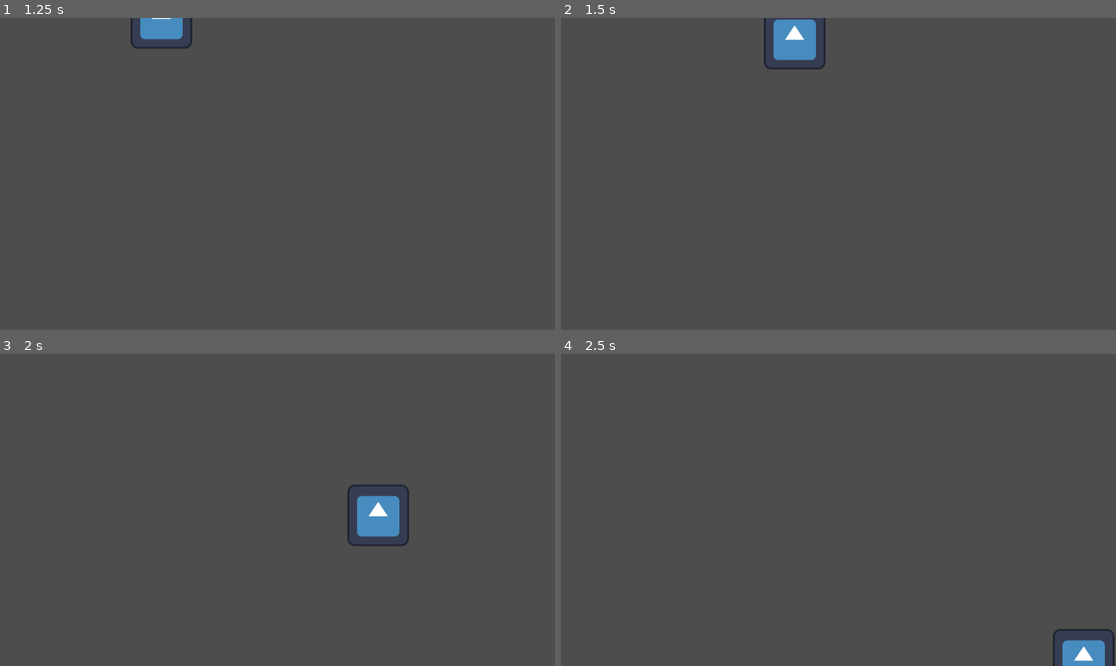
Above: before the commit, frames 1-4 (two rows, left to right).
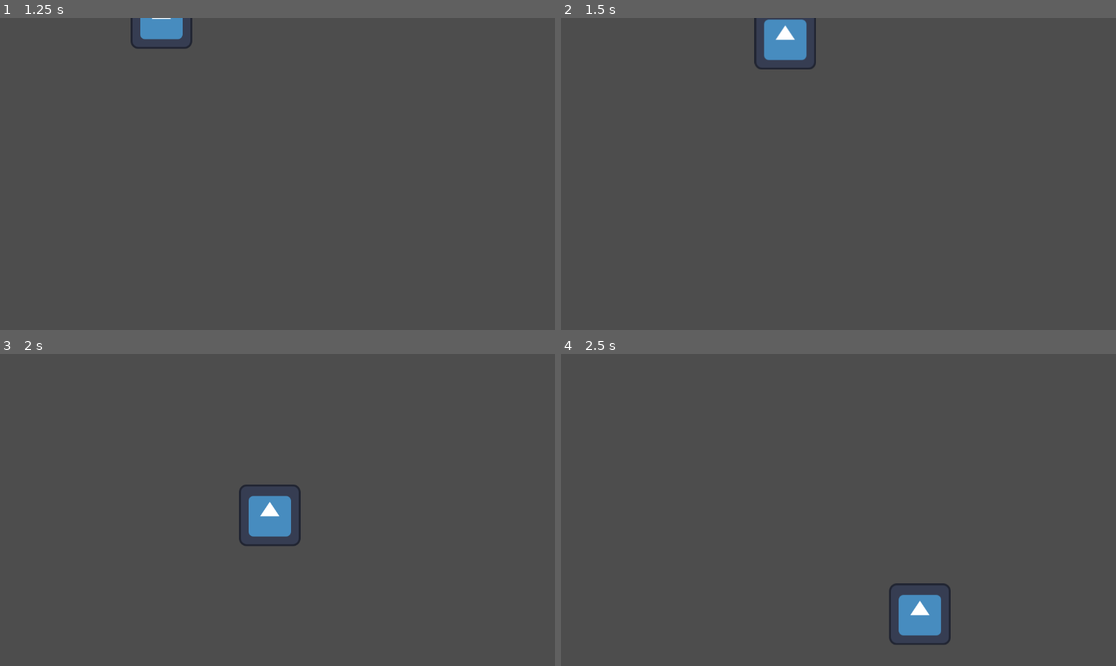
Above: after the commit, the same moments.

Repository: bugger1248/Fin_the_shark
Game: Godot game, scene res://fin.tscn
Same seed, same stepped clock (60 frames per second), same inputs: the game is played once before the commit and once after it. The project has no main scene, so this scene is started directly. The engine's default icon, where the game draws it, is replaced by a stand-in: a white triangle on a blue panel in a dark square.
Inputs:
- Up to frame 1 (1.25 s): tap Enter at 0.5 s; hold Right (move_right) from 0.53 s (still down)
- Up to frame 2 (1.5 s): release Right (move_right) at 1.28 s; hold Down (move_down) from 1.28 s (still down)
- Up to frame 3 (2 s): keep holding Down (move_down)
- Up to frame 4 (2.5 s): release Down (move_down) at 2.03 s; hold Right (move_right) from 2.03 s (still down)

Frame 1 is identical in both runs. In frame 2, 0.8% of the frame differs, in the area x 34-48%, y 0-17%; in frame 3, 2.5%, in the area x 43-74%, y 41-62%; in frame 4, 2.1%.

Commit message:
adding to movement

Diff:
--- a/fin-the-shark/fin.gd
+++ b/fin-the-shark/fin.gd
@@ -5,27 +5,34 @@
 
 @export var max_speed : int = 100
 
+var direction_x : int = 0
+var direction_y : int = 0
+
 func _process(delta: float) -> void:
 
-	var is_moving_x : bool = false
-	var is_moving_y : bool = false
+
+	direction_x = 0
+	direction_y = 0
+
+	if Input.is_action_pressed("move_down"):
+		direction_y = 1
+	if Input.is_action_pressed("move_up"):
+		direction_y = -1
 
 
-	if Input.is_action_pressed("move_down"):
-		velocity.y += acceleration * delta
-	if Input.is_action_pressed("move_up"):
-		velocity.y -= acceleration * delta
 	if Input.is_action_pressed("move_left"):
-		velocity.x -= acceleration * delta
+		direction_x = -1
 	if Input.is_action_pressed("move_right"):
-		velocity.x += acceleration * delta
+		direction_x = 1
 
 
-	#
+	velocity.x += direction_x * acceleration * delta
+	velocity.y += direction_y * acceleration * delta
 
 	clamp_velocity()
 
 
+	apply_friction()
 	position += velocity * delta
 	print(velocity)
 
@@ -40,5 +47,26 @@
 	elif velocity.y < max_speed * (-1):
 		velocity.y = max_speed * (-1)
 
-func apply_friction(on_x : bool, on_y : bool) -> void:
-	velocity = velocity.move_toward(Vector2.ZERO,friction)
+func apply_friction() -> void:
+
+
+
+	if direction_x == 0:
+
+		if abs(velocity.x) < friction:
+			velocity.x = 0
+
+		if velocity.x > 0:
+			velocity.x -= friction
+		elif velocity.x < 0:
+			velocity.x += friction
+
+	if direction_y == 0:
+
+		if abs(velocity.y) < friction:
+			velocity.y = 0
+
+		if velocity.y > 0:
+			velocity.y -= friction
+		elif velocity.y < 0:
+			velocity.y += friction
--- a/fin-the-shark/fin.tscn
+++ b/fin-the-shark/fin.tscn
@@ -10,7 +10,7 @@
 motion_mode = 1
 script = ExtResource("1_kp3xx")
 acceleration = 2000
-friction = 30
+friction = 15
 max_speed = 600
 
 [node name="Icon" type="Sprite2D" parent="."]
Not shown, added: fin-the-shark/pseudo.txt
